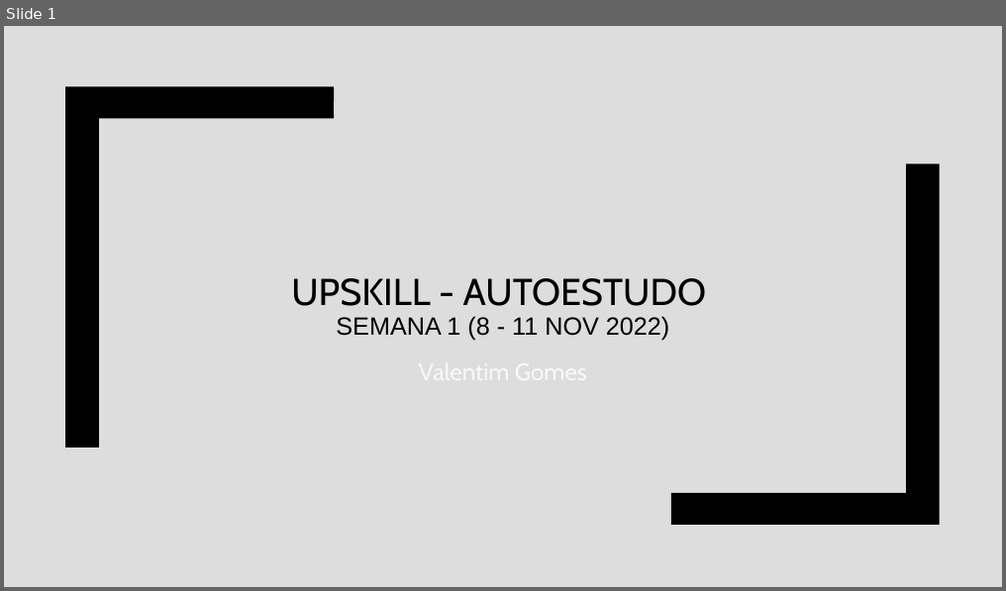
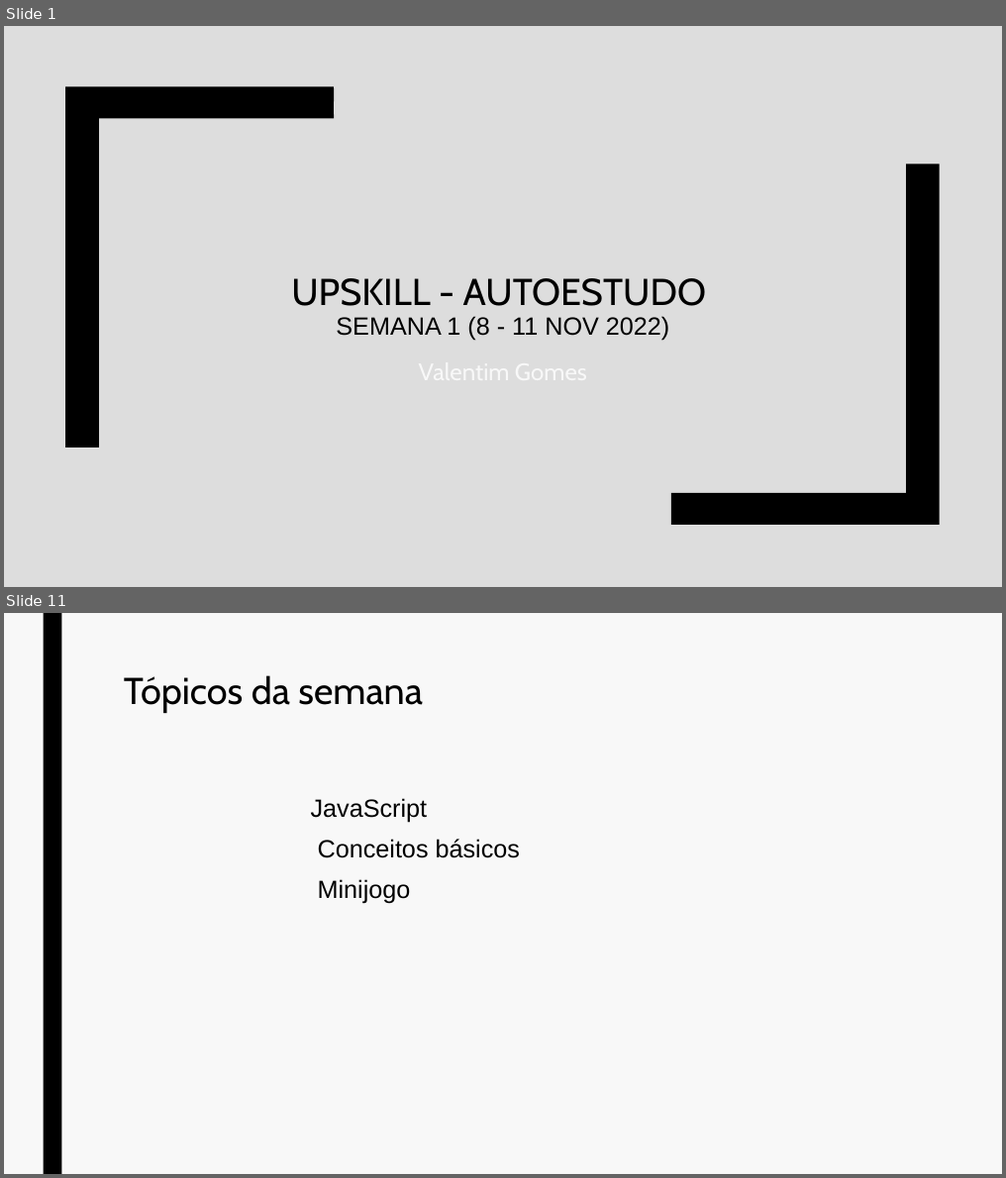
Before and after one commit to wlgomes/upskill-nov22, a slide deck: UPSKILL - AutoestudoS1_valentimgomes.pptx. Shown one above the other, each under a label of ours: slide 1 before the commit, slides 1 and 11 after it; the slides between them are not shown. The pictures are 1006x591 and 1006x1178 pixels, drawn with LibreOffice and Linux fonts; fonts in the diff are those of the drawing. Boxes give left, top, right and bottom in pixels: in the first picture for what was removed or moved away, otherwise in the second. Text is boxed around its words. In the diff, an @@ line names an element or a change of style, - is before the commit and + after.

```diff
--- a/UPSKILL - AutoestudoS1_valentimgomes.pptx
+++ b/UPSKILL - AutoestudoS1_valentimgomes.pptx
@@ slide 11 added at <box>4,613,1002,1174</box>, background #F8F8F8 @@
@@ rectangle added at <box>43,613,61,1174</box>, fill #000000 @@
@@ title added at <box>124,675,423,713</box>, 36 pt, text #000000 @@
+Tópicos da semana
@@ text added at <box>311,798,520,903</box>, 24 pt, text #000000 @@
+JavaScript
+Conceitos básicos
+Minijogo
```
Also in this commit, not shown: 7 slides changed, 5 other slides added, 1 slide removed, 9 other files.
